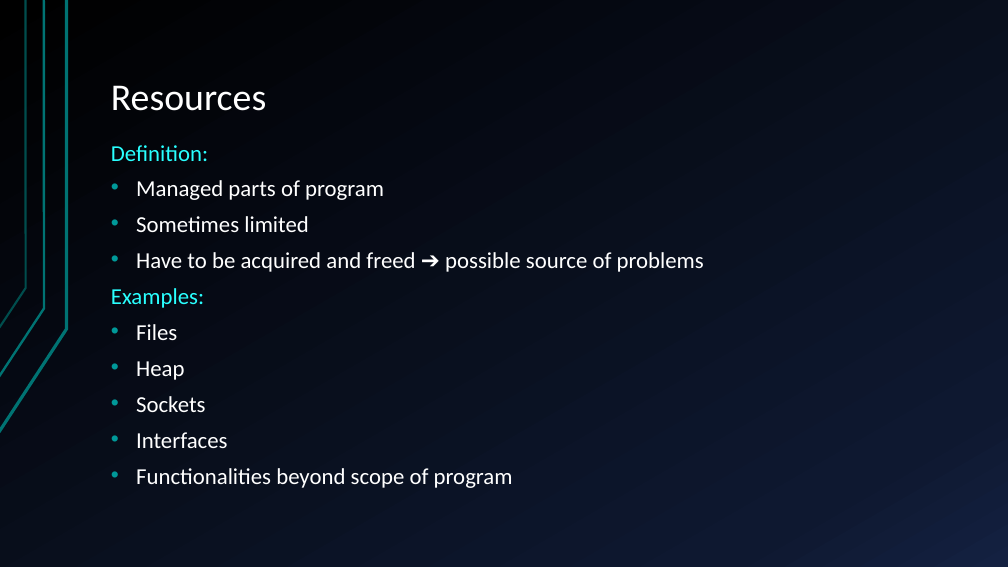
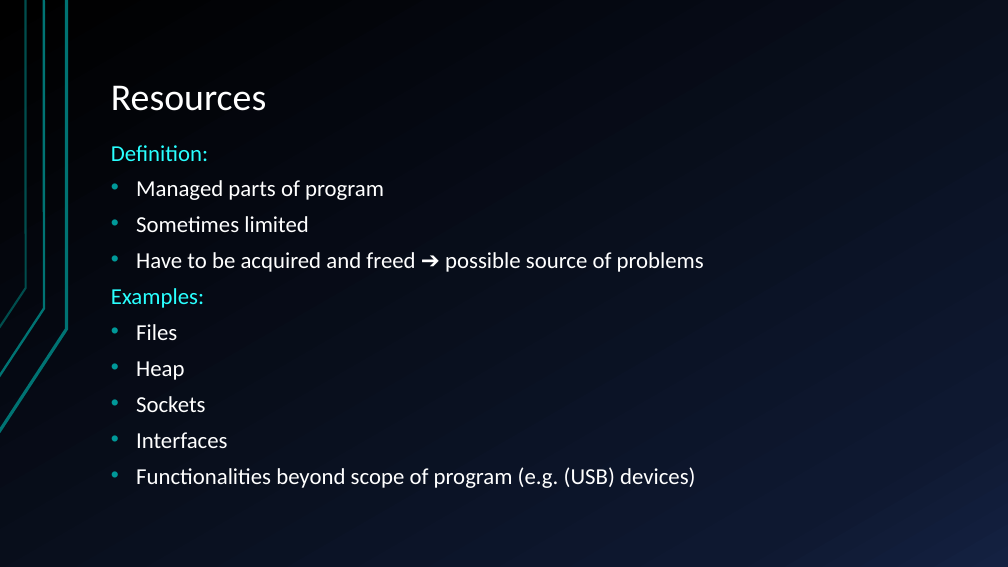
Before and after one commit to Empiire00/raii-se, a slide deck: slide 4 of Presentation/Resources_and_RAII.pptx. Drawn at 1008x567 pixels with LibreOffice and Linux fonts; fonts in the diff are those of the drawing. Boxes give left, top, right and bottom in pixels: in the first picture for what was removed or moved away, otherwise in the second. Text is boxed around its words. In the diff, an @@ line names an element or a change of style, - is before the commit and + after.

```diff
--- a/Presentation/Resources_and_RAII.pptx
+++ b/Presentation/Resources_and_RAII.pptx
@@ text at box(136, 467, 696, 488): text changed @@
-• Functionalities beyond scope of program
+• Functionalities beyond scope of program (e.g. (USB) devices)
```
Also in this commit, not shown: 4 other slides changed, 4 other files.
